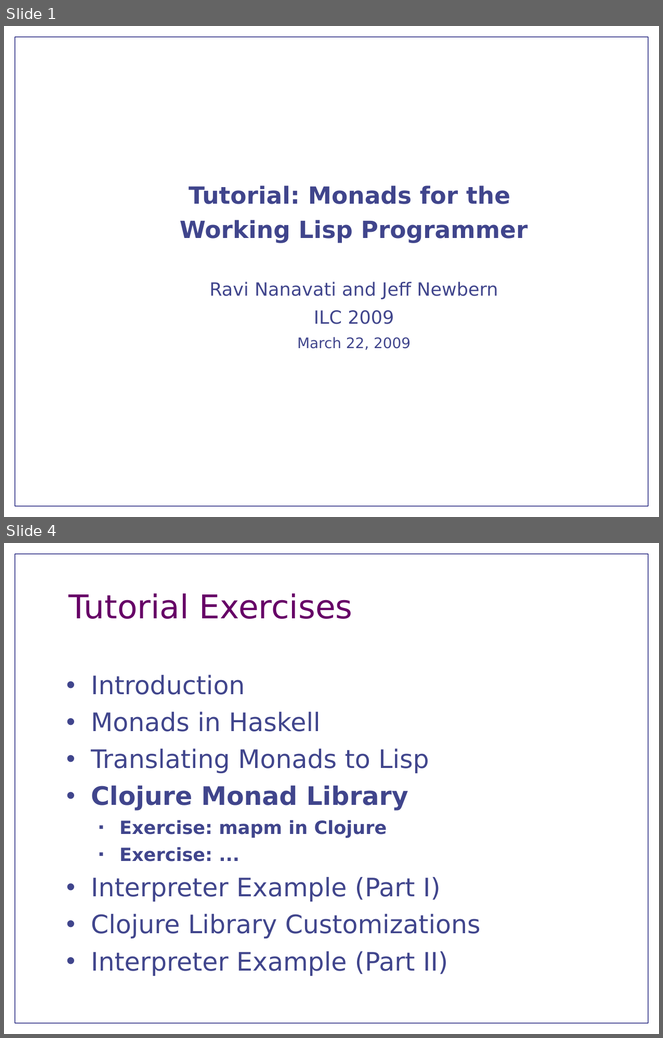
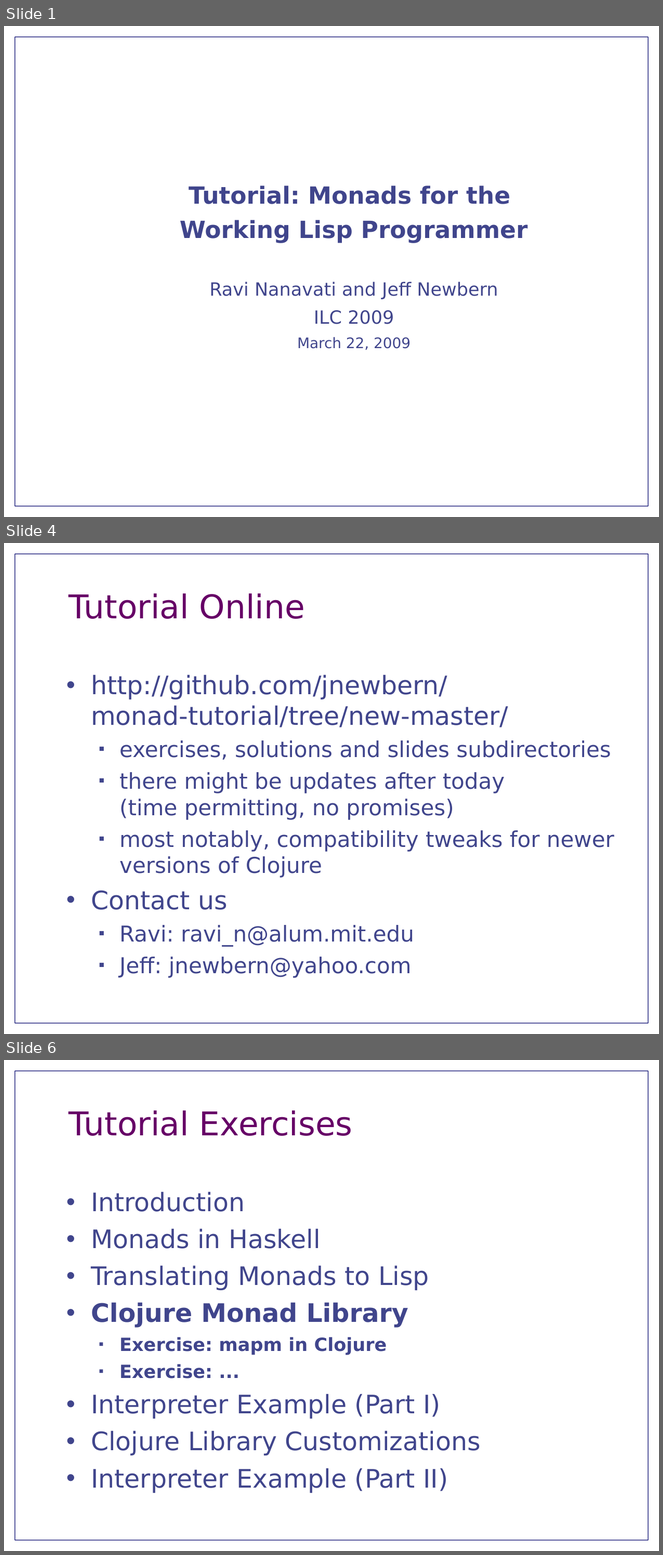
Before and after one commit to jnewbern/monad-tutorial, a slide deck: slides/TutorialOverview.odp. Shown one above the other, each under a label of ours: slides 1 and 4 before the commit, slides 1, 4 and 6 after it; the slides between them are not shown. The pictures are 663x1038 and 663x1555 pixels, drawn with LibreOffice and Linux fonts; fonts in the diff are those of the drawing. Boxes give left, top, right and bottom in pixels: in the first picture for what was removed or moved away, otherwise in the second. Text is boxed around its words. In the diff, an @@ line names an element or a change of style, - is before the commit and + after.

Commit message:
Overview slides for tutorial - please use as OpenOffice template

```diff
--- a/slides/TutorialOverview.odp
+++ b/slides/TutorialOverview.odp
@@ slide 4 added at box(4, 543, 659, 1034), background #FFFFFF; not listed: 4 template elements that a slide beside it also shows @@
@@ title added at box(69, 593, 305, 619), 36 pt, text #660066 @@
+Tutorial Online
@@ text added at box(91, 675, 614, 978), 24 pt, text #40458C @@
+• http://github.com/jnewbern/
+  monad-tutorial/tree/new-master/
+  ■ exercises, solutions and slides subdirectories
+  ■ there might be updates after today
+    (time permitting, no promises)
+  ■ most notably, compatibility tweaks for newer versions of Clojure
+• Contact us
+  ■ Ravi: ravi_n@alum.mit.edu
+  ■ Jeff: jnewbern@yahoo.com
@@ what was slide 4 is now slide 6 @@
```
Also in this commit, not shown: 2 slides changed, 1 other slide added.
